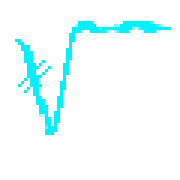
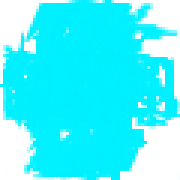
Revision of a layered 180px x 180px image; what changed, layer by layer:
showed "atan" over [6, 39, 177, 111]
showed "asin" over [6, 42, 165, 123]
showed "acos" over [6, 54, 171, 108]
showed "tan" over [3, 30, 180, 129]
showed "sin" over [3, 18, 168, 123]
showed "cos" over [0, 54, 180, 129]
showed "2 #1" over [90, 24, 120, 69]
moved "Lag #1" above "Lag", painted on it over [0, 21, 180, 168]
showed "Lag", moved it above "Lag #2", painted on it over [18, 0, 159, 180]
added layer "Lag #2" above "-" over [0, 0, 180, 180]
showed "-" over [21, 72, 147, 114]
showed "+" over [15, 21, 153, 159]
showed "9" over [30, 0, 138, 180]
showed "8" over [27, 3, 138, 180]
showed "7" over [24, 3, 132, 174]
showed "6" over [33, 6, 153, 177]
showed "5" over [30, 3, 138, 177]
showed "4" over [24, 0, 144, 180]
showed "3" over [33, 0, 132, 180]
showed "2" over [30, 3, 144, 171]
showed "1" over [51, 0, 111, 180]
showed "0" over [36, 9, 138, 174]
